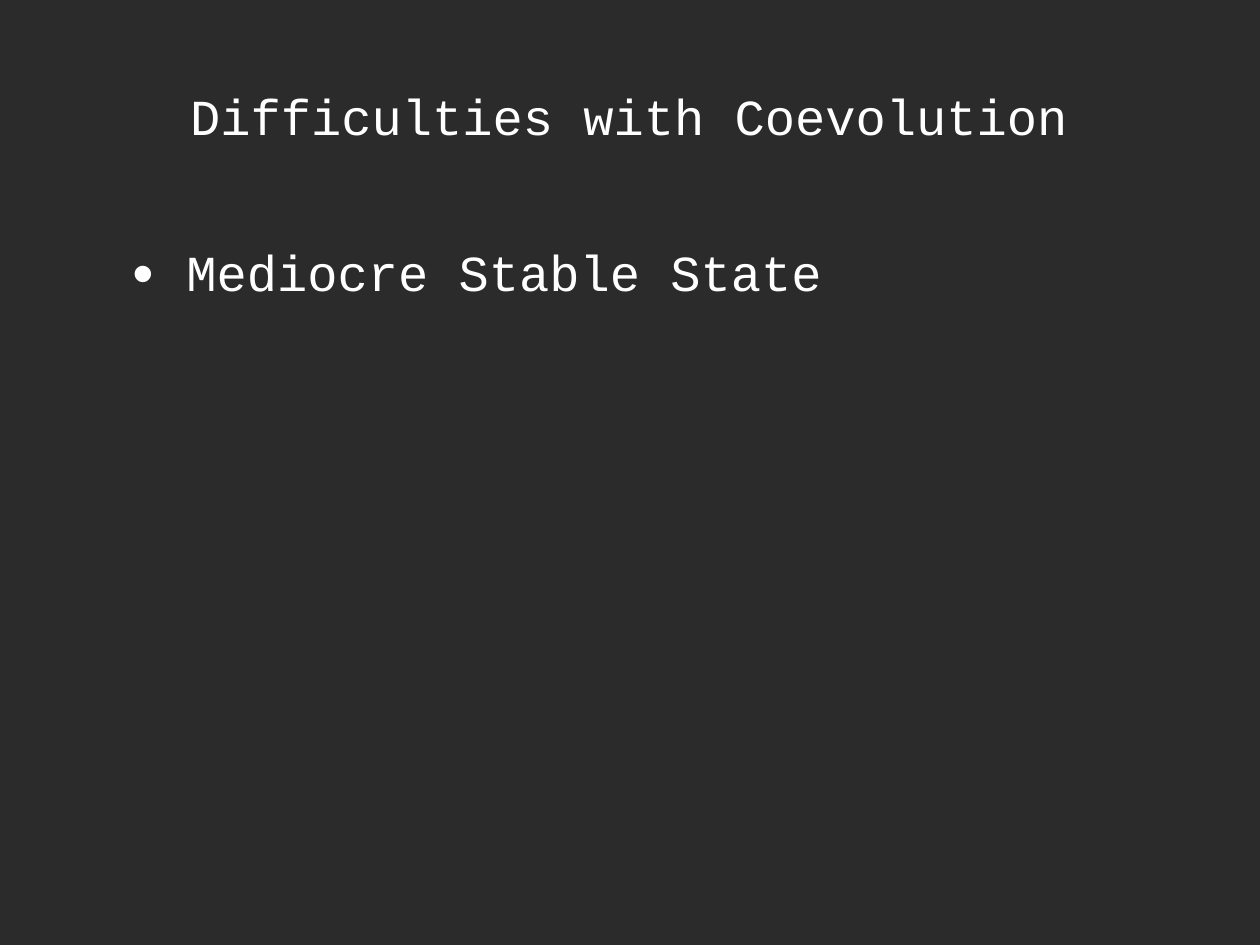
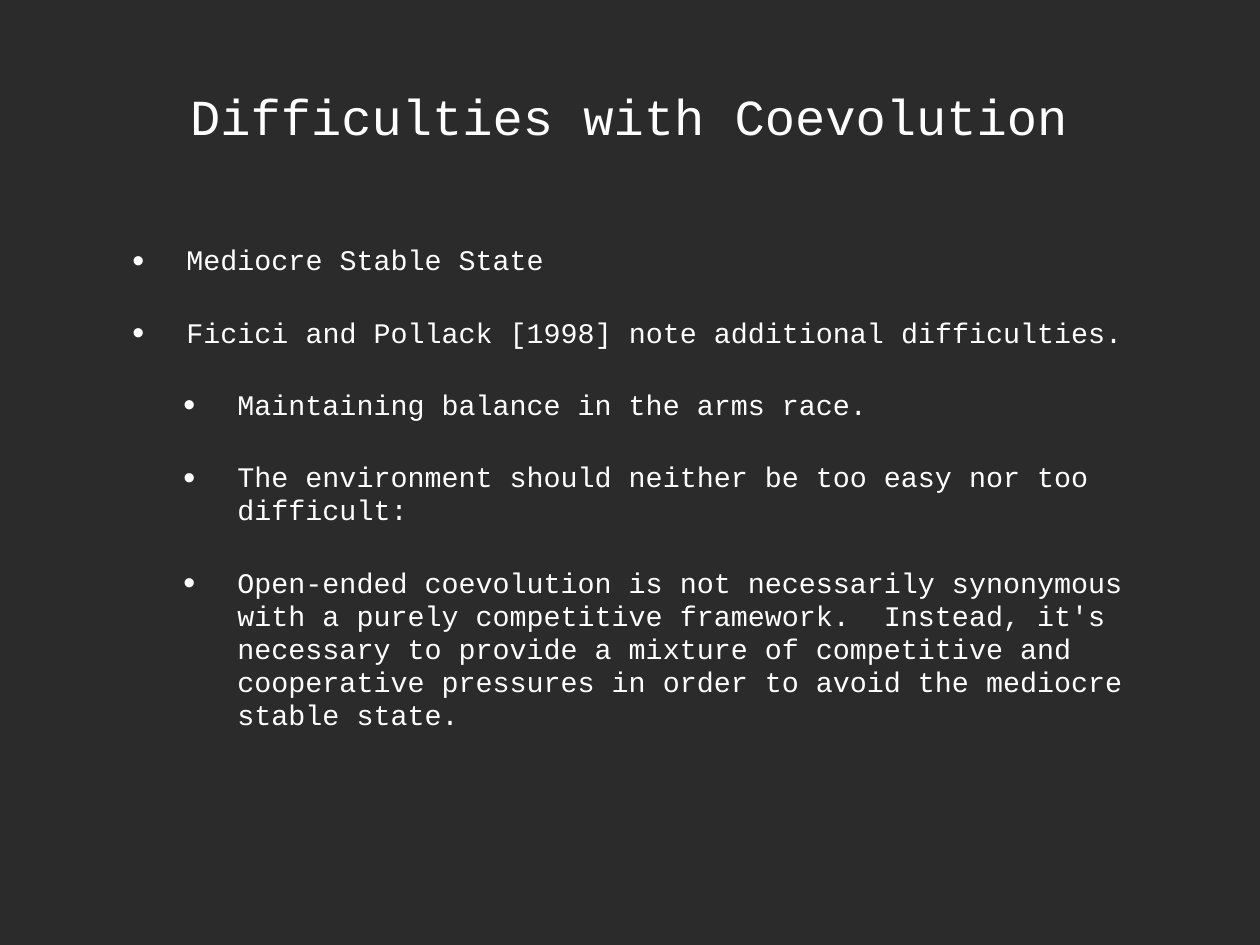
Before and after one commit to jlowenz/ec-robocode, a slide deck: slide 4 of ec-robocode/presentation/ec_presentation_ron.ppt. Drawn at 1260x945 pixels with LibreOffice and Linux fonts; fonts in the diff are those of the drawing; background and template pictures are left out; a plain dark background stands for a picture behind light text. Boxes give left, top, right and bottom in pixels: in the first picture for what was removed or moved away, otherwise in the second. Text is boxed around its words. In the diff, an @@ line names an element or a change of style, - is before the commit and + after.

```diff
--- a/ec-robocode/presentation/ec_presentation_ron.ppt
+++ b/ec-robocode/presentation/ec_presentation_ron.ppt
@@ text at (x1=186, y1=250, x2=544, y2=271): size 32 to 18 pt in "Mediocre Stable State" @@
@@ text at (x1=186, y1=323, x2=1122, y2=726): paragraphs added @@
+• Ficici and Pollack [1998] note additional difficulties.
+  • Maintaining balance in the arms race.
+  • The environment should neither be too easy nor too difficult:
+  • Open-ended coevolution is not necessarily synonymous with a purely competitive framework. Instead, it's necessary to provide a mixture of competitive and cooperative pressures in order to avoid the mediocre stable state.
```
Also in this commit, not shown: 1 slide added, 1 slide removed.
